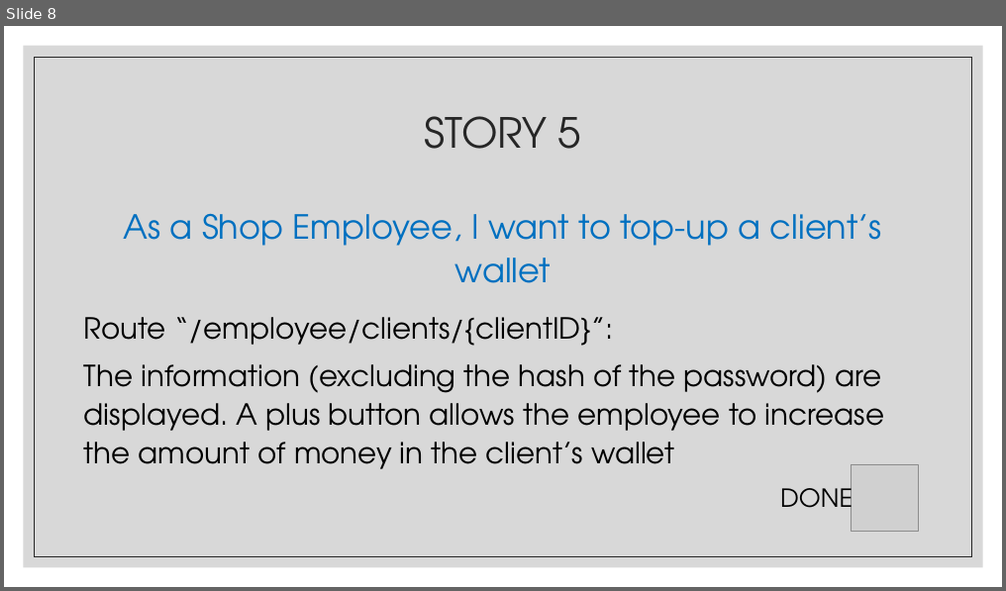
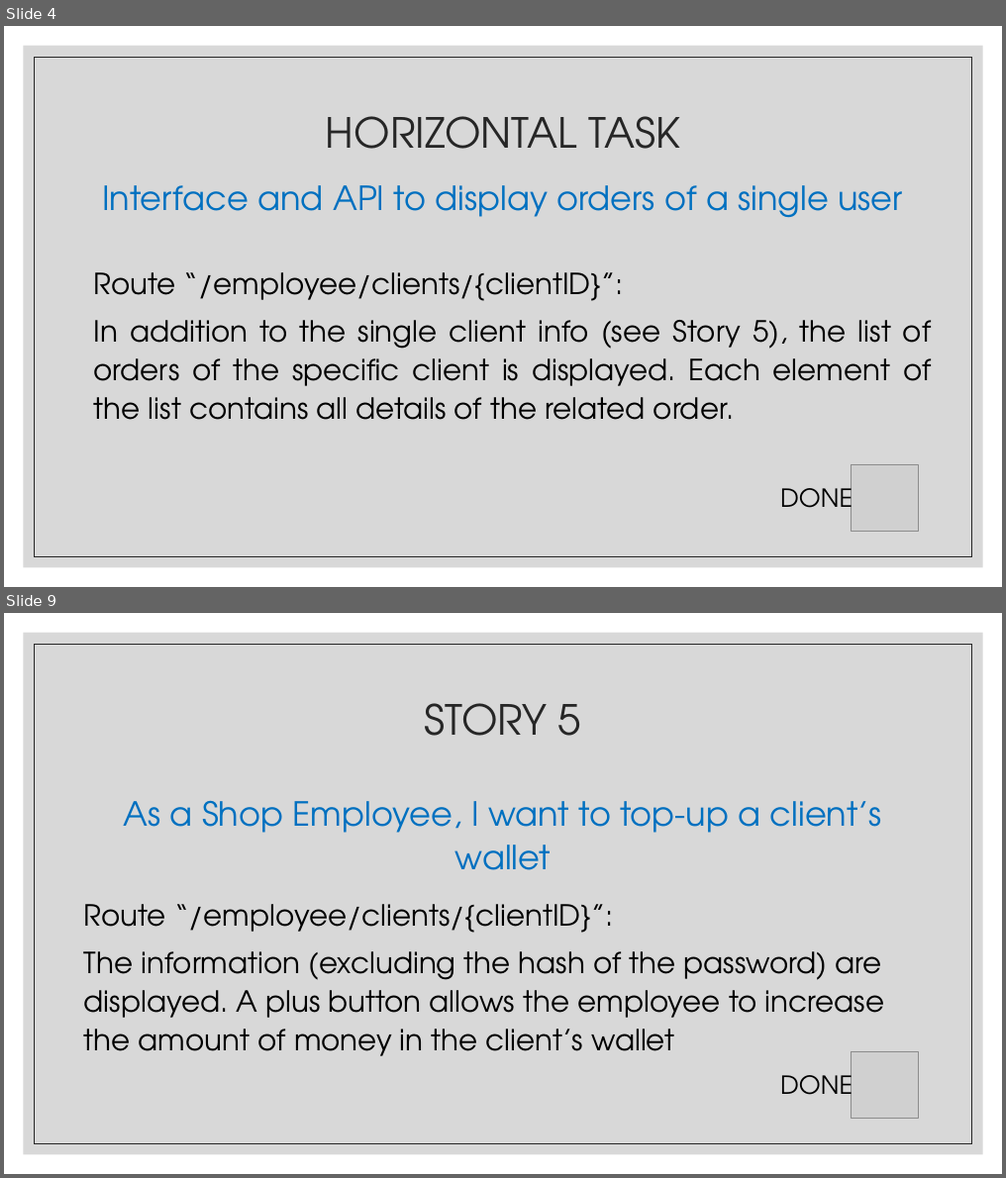
Before and after one commit to se2-p02/spg, a slide deck: presentations/SPG_spint1_presentation.pptx. Shown one above the other, each under a label of ours: slide 8 before the commit, slides 4 and 9 after it; the slides between them are not shown. The pictures are 1006x591 and 1006x1178 pixels, drawn with LibreOffice and Linux fonts; fonts in the diff are those of the drawing; grey boxes stand for pictures. Boxes give left, top, right and bottom in pixels: in the first picture for what was removed or moved away, otherwise in the second. Text is boxed around its words. In the diff, an @@ line names an element or a change of style, - is before the commit and + after.

```diff
--- a/presentations/SPG_spint1_presentation.pptx
+++ b/presentations/SPG_spint1_presentation.pptx
@@ slide 4 added at (4,26,1002,587), background #FFFFFF; not listed: 2 template elements that a slide beside it also shows @@
@@ title added at (326,116,680,149), 40 pt, text #262626 @@
+HORIZONTAL TASK
@@ text added at (102,185,903,218), 32 pt, text #0070C0 @@
+Interface and API to display orders of a single user
@@ text added at (94,273,931,420), 28 pt, text #000000 @@
+Route “/employee/clients/{clientID}”:
+In addition to the single client info (see Story 5), the list of orders of the specific client is displayed. Each element of the list contains all details of the related order.
@@ picture added at (851,465,919,532) @@
@@ text added at (780,481,852,519), 24 pt, text #000000 @@
+DONE
@@ what was slide 8 is now slide 9 @@
```
Also in this commit, not shown: 7 slides changed.
